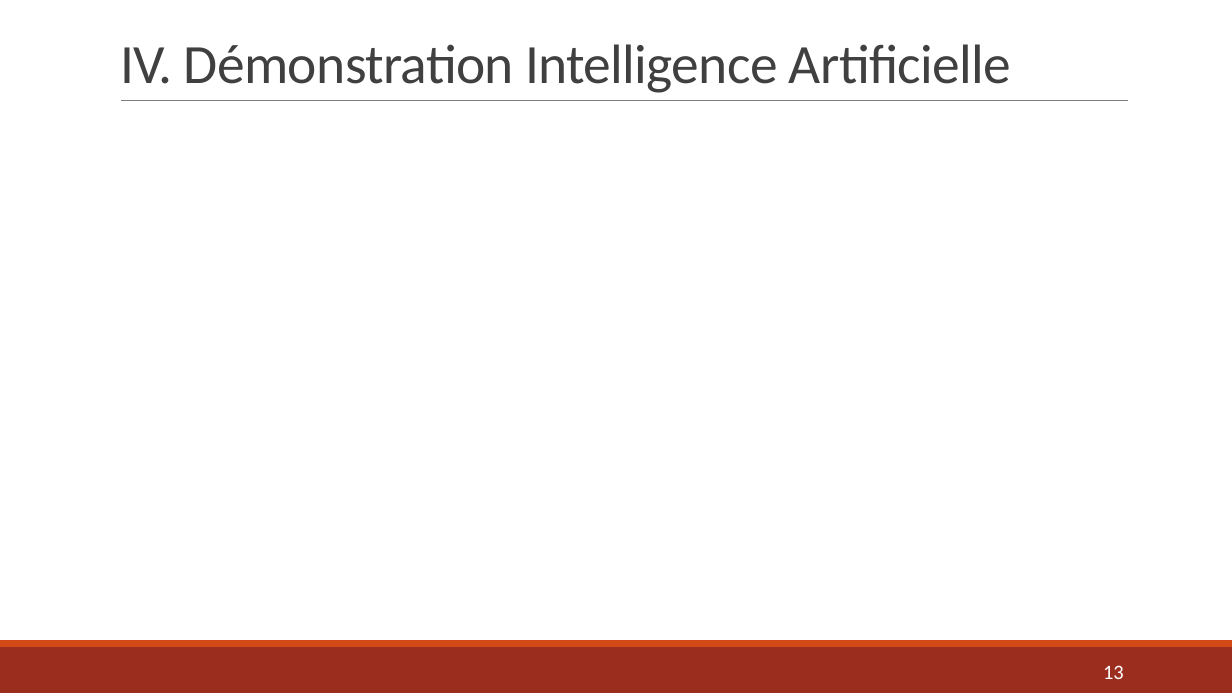
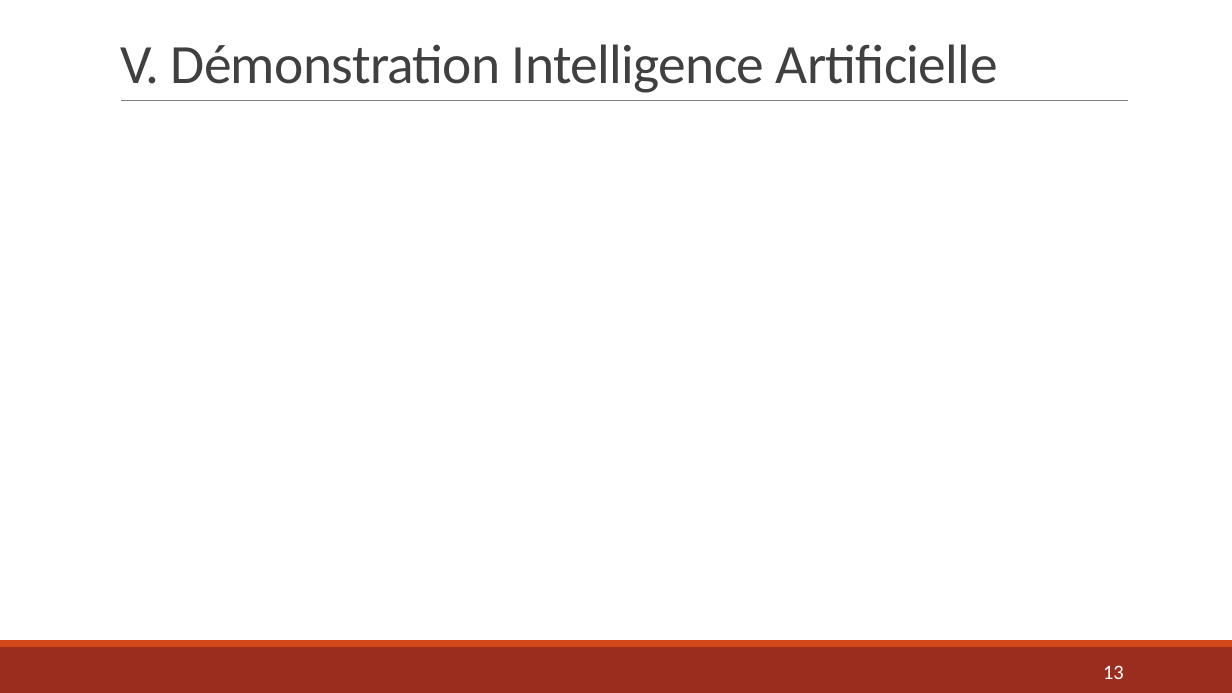
Before and after one commit to AlexandraDarco/prog_2048, a slide deck: slide 13 of Projet Info – Jeu 2048.pptx. Drawn at 1232x693 pixels with LibreOffice and Linux fonts; fonts in the diff are those of the drawing. Boxes give left, top, right and bottom in pixels: in the first picture for what was removed or moved away, otherwise in the second. Text is boxed around its words. In the diff, an @@ line names an element or a change of style, - is before the commit and + after.

```diff
--- a/Projet Info – Jeu 2048.pptx
+++ b/Projet Info – Jeu 2048.pptx
@@ title at (x1=120, y1=44, x2=998, y2=93): text changed @@
-IV. Démonstration Intelligence Artificielle
+V. Démonstration Intelligence Artificielle
```
Also in this commit, not shown: 4 other slides changed, 1 other file.
